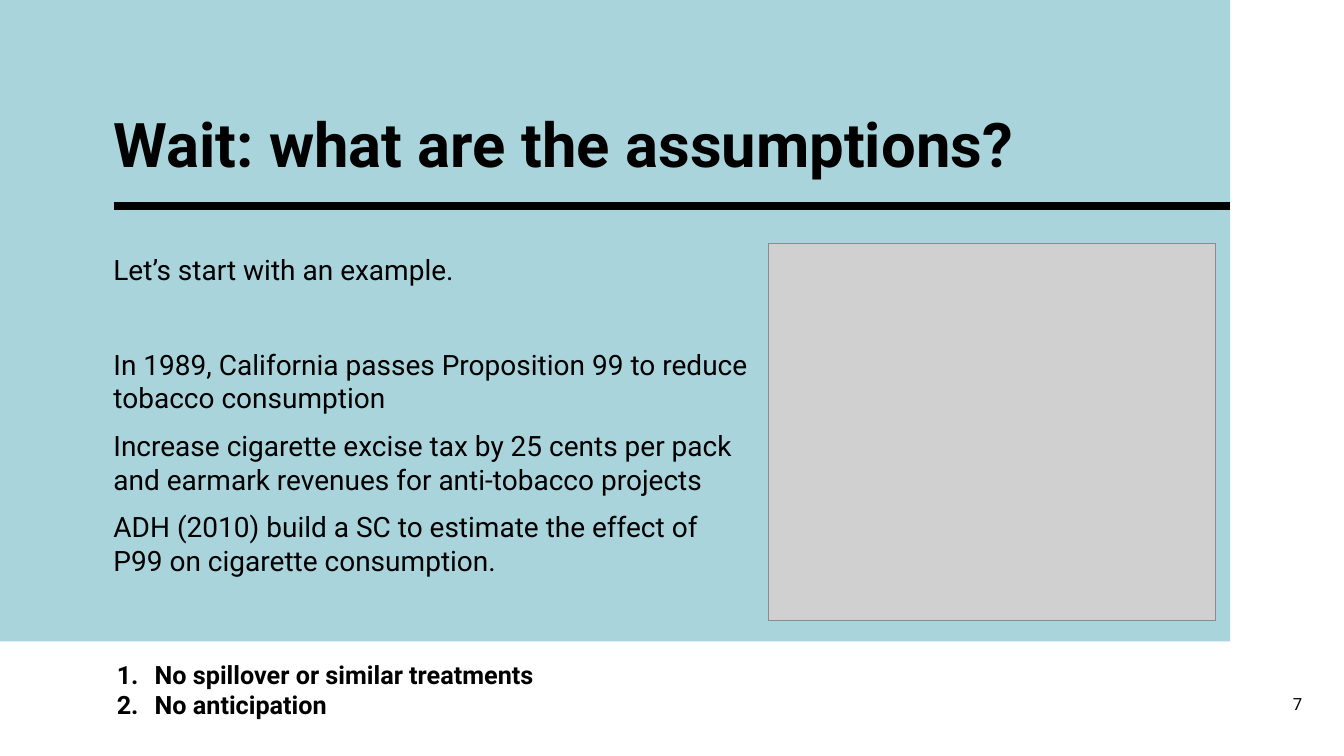
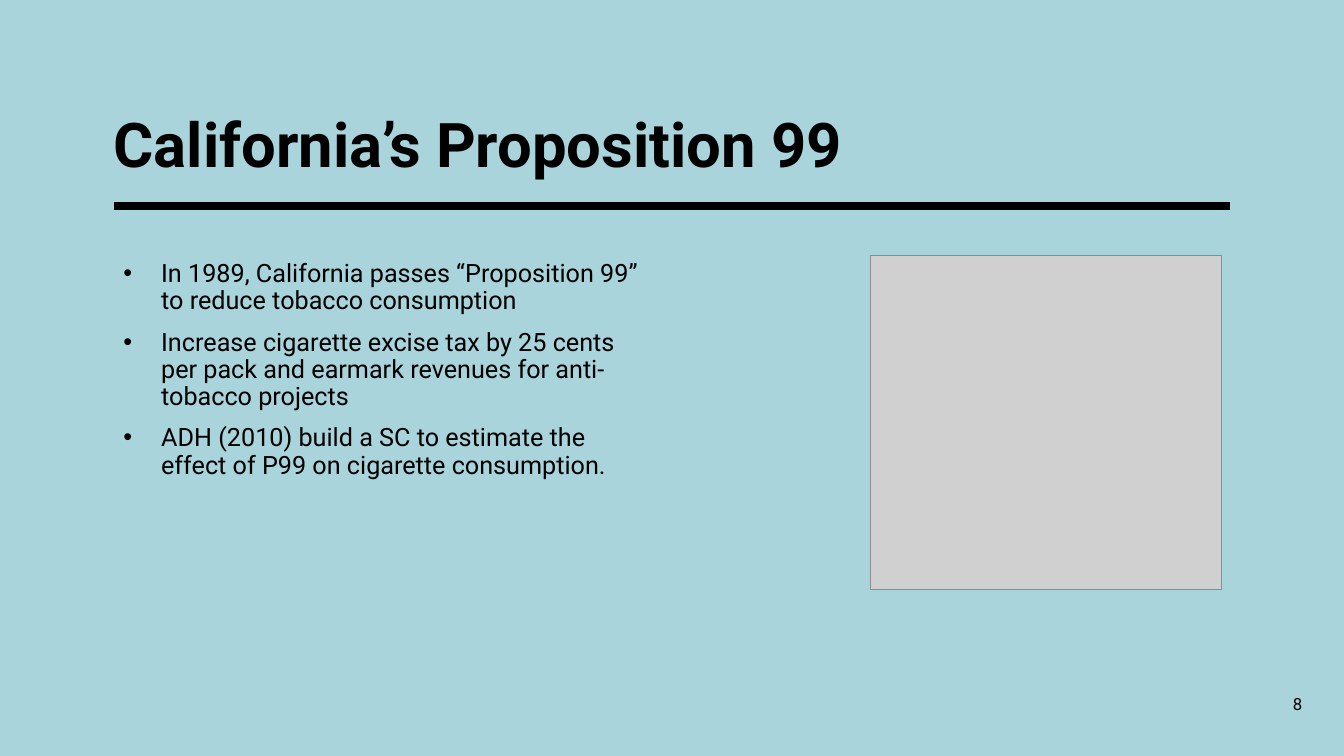
Before and after one commit to francescogranella/francescogranella.github.io, a slide deck: slide 8 of SCM.pptx (slide 7 before the commit). Drawn at 1344x756 pixels with LibreOffice and Linux fonts; fonts in the diff are those of the drawing; grey boxes stand for pictures. Boxes give left, top, right and bottom in pixels: in the first picture for what was removed or moved away, otherwise in the second. Text is boxed around its words. In the diff, an @@ line names an element or a change of style, - is before the commit and + after.

```diff
--- a/SCM.pptx
+++ b/SCM.pptx
@@ background #FFFFFF to #A9D4DB @@
@@ rectangle removed at (x1=0, y1=0, x2=1230, y2=641) @@
@@ title removed at (x1=113, y1=120, x2=1012, y2=180) @@
-Wait: what are the assumptions?
@@ title added at (x1=113, y1=120, x2=842, y2=180), 44 pt, text #000000, bold @@
+California’s Proposition 99
@@ text at (x1=161, y1=263, x2=637, y2=314): text changed; size 20 to 18 pt @@
-Let’s start with an example.
-In 1989, California passes Proposition 99 to reduce tobacco consumption
+• In 1989, California passes “Proposition 99” to reduce tobacco consumption
@@ picture resized from (x1=768, y1=243, x2=1215, y2=620) to (x1=870, y1=256, x2=1221, y2=590) @@
@@ text at (x1=161, y1=332, x2=615, y2=480): size 20 to 18 pt in "Increase cigarette excise tax by 25 cents ...", "ADH (2010) build a SC to estimate ..."; bullet none to •; line spacing 1 to 0.9 @@
@@ text removed at (x1=155, y1=665, x2=533, y2=719) @@
-1. No spillover or similar treatments
-2. No anticipation
@@ page number at (x1=1293, y1=698, x2=1302, y2=710): text changed @@
-7
+8
```
Also in this commit, not shown: 19 other slides changed, 3 slides added, 1 slide removed.
